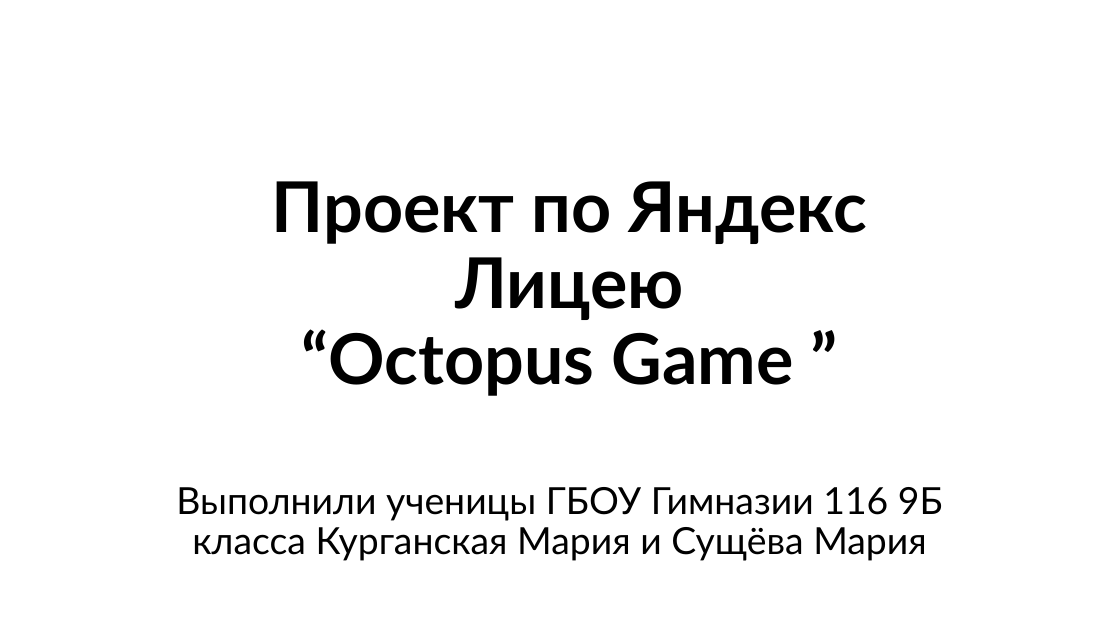
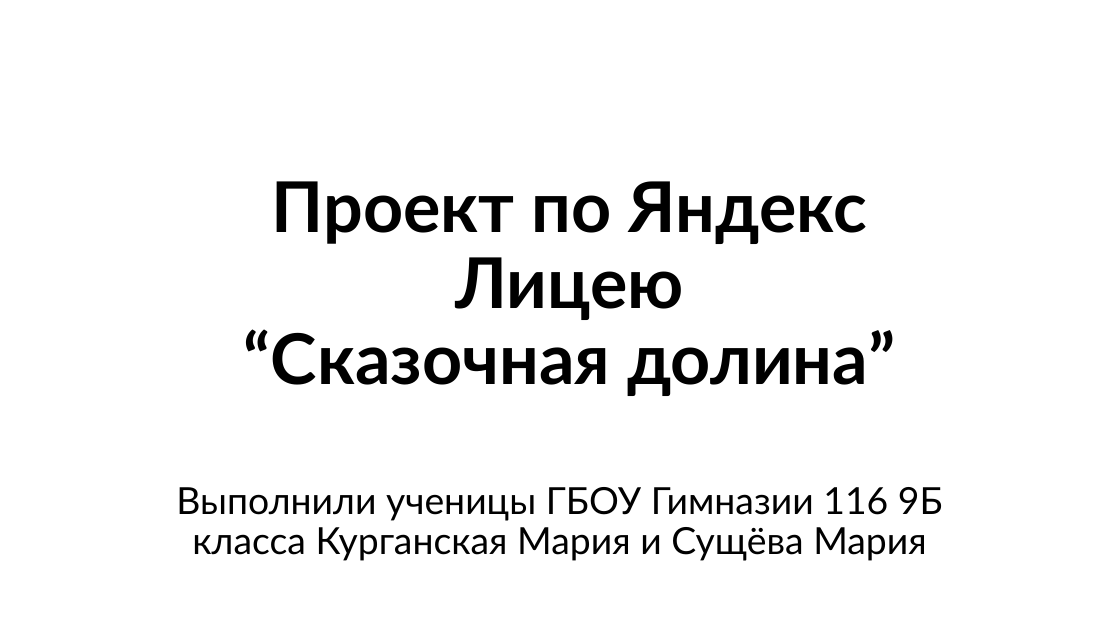
Before and after one commit to Sushcheva/Sea-project, a slide deck: slide 1 of Проект по Яндекс Лицею.pptx. Drawn at 1120x630 pixels with LibreOffice and Linux fonts; fonts in the diff are those of the drawing; background and template pictures are left out. Boxes give left, top, right and bottom in pixels: in the first picture for what was removed or moved away, otherwise in the second. Text is boxed around its words. In the diff, an @@ line names an element or a change of style, - is before the commit and + after.

```diff
--- a/Проект по Яндекс Лицею.pptx
+++ b/Проект по Яндекс Лицею.pptx
@@ title at <box>244,181,895,396</box>: text changed @@
-Проект по Яндекс Лицею
-“Octopus Game ”
+Проект по Яндекс Лицею
+“Сказочная долина”
```
Also in this commit, not shown: 5 other slides changed, 4 slides added, 7 slides removed, 7 other files.
